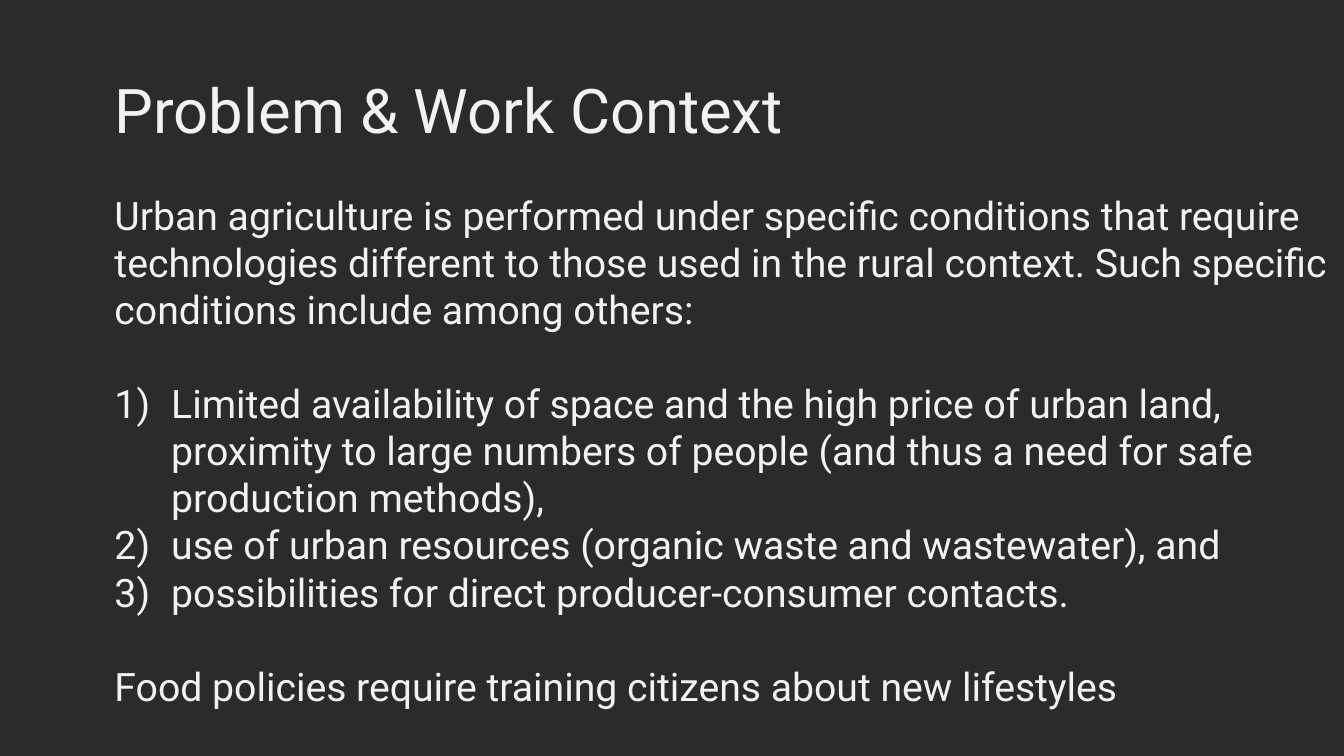
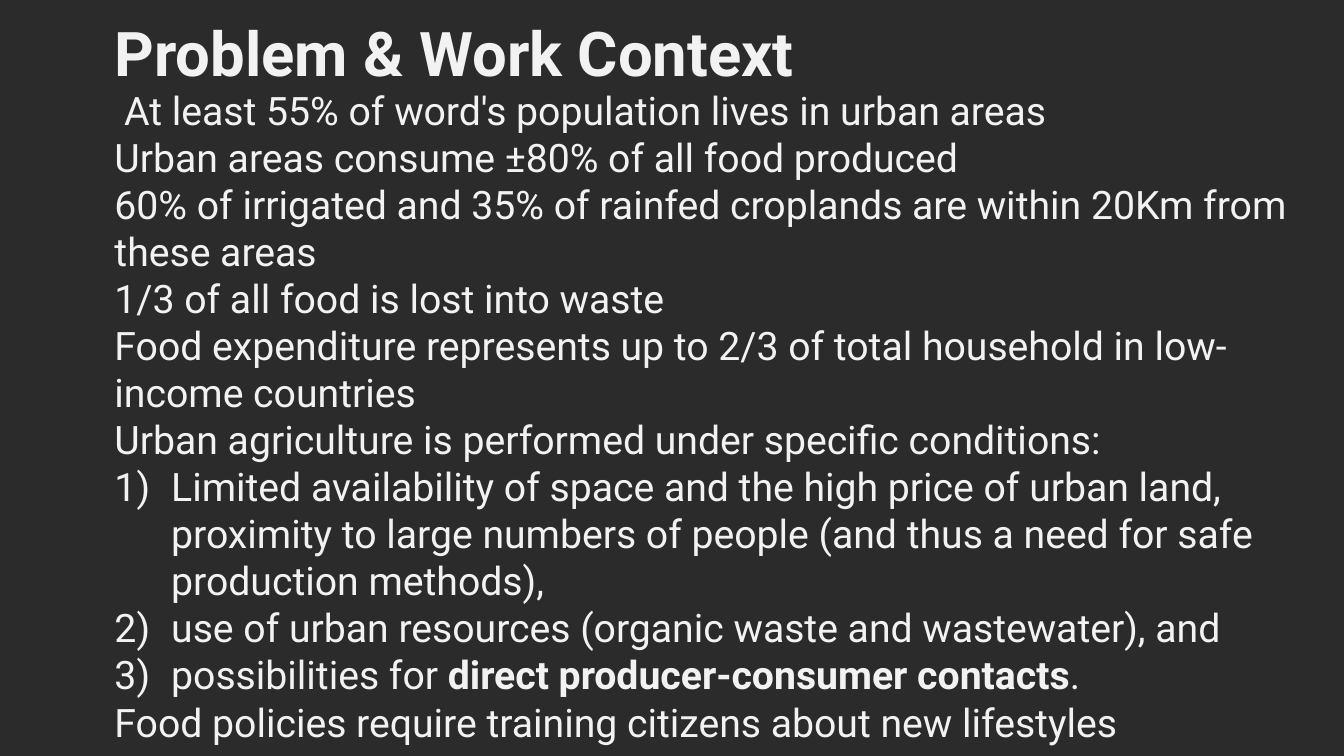
Before and after one commit to KiraSensei13/MNT_ITESM_courses, a slide deck: slide 3 of 1.2.Leadership_for_Sus_Dev/FProject/PRESENTATION_FINAL_PROJECT.pptx. Drawn at 1344x756 pixels with LibreOffice and Linux fonts; fonts in the diff are those of the drawing; background and template pictures are left out; a plain dark background stands for a picture behind light text. Boxes give left, top, right and bottom in pixels: in the first picture for what was removed or moved away, otherwise in the second. Text is boxed around its words. In the diff, an @@ line names an element or a change of style, - is before the commit and + after.

```diff
--- a/1.2.Leadership_for_Sus_Dev/FProject/PRESENTATION_FINAL_PROJECT.pptx
+++ b/1.2.Leadership_for_Sus_Dev/FProject/PRESENTATION_FINAL_PROJECT.pptx
@@ title "Problem & Work Context": place and size @@
-title "Problem & Work Context" at bbox=[115, 87, 783, 134]
+title "Problem & Work Context" at bbox=[115, 29, 794, 77]
@@ title "Problem & Work Context" at bbox=[115, 29, 794, 77]: bold on @@
@@ text "At least 55% of word's ...": place and size @@
-text "At least 55% of word's ..." at bbox=[114, 200, 1327, 710]
+text "At least 55% of word's ..." at bbox=[114, 95, 1286, 746]
@@ text at bbox=[114, 95, 1286, 462]: text changed @@
-Urban agriculture is performed under specific conditions that require technologies different to those used in the rural context. Such specific conditions include among others:
+At least 55% of word's population lives in urban areas
+Urban areas consume ±80% of all food produced
+60% of irrigated and 35% of rainfed croplands are within 20Km from these areas
+1/3 of all food is lost into waste
+Food expenditure represents up to 2/3 of total household in low-income countries
+Urban agriculture is performed under specific conditions:
@@ text at bbox=[171, 659, 1080, 697]: bold on in "direct producer-consumer contacts." @@
```
Also in this commit, not shown: 5 other slides changed, 33 other files.
